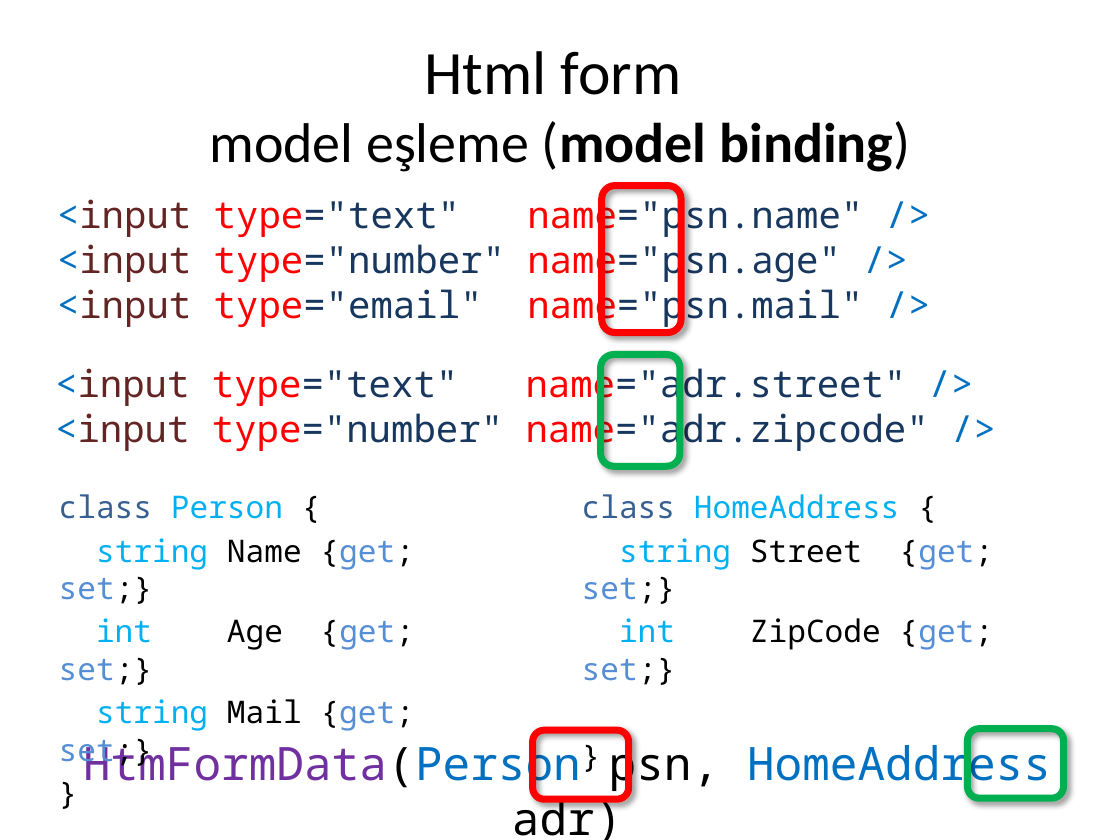
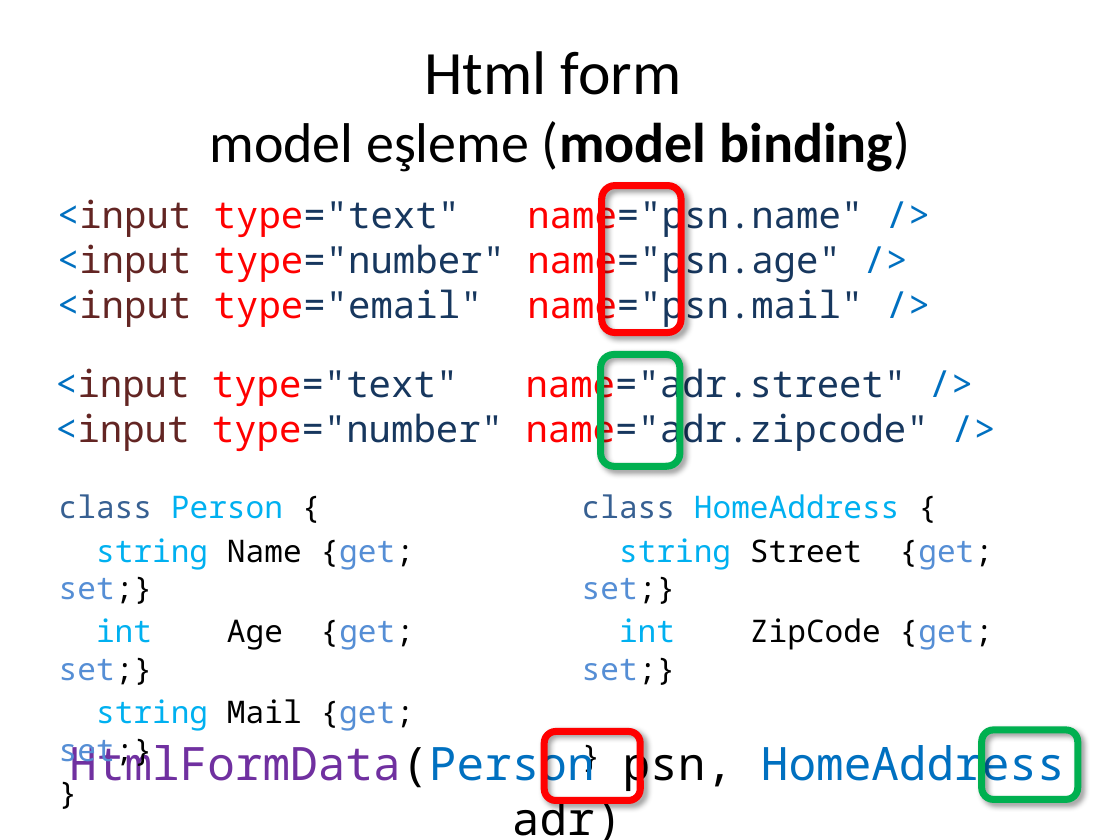
Before and after one commit to cemmerven/attrac, a slide deck: slide 9 of AttendanceTracker/Html form ve veri aktarımı.pptx. Drawn at 1120x840 pixels with LibreOffice and Linux fonts; fonts in the diff are those of the drawing. Boxes give left, top, right and bottom in pixels: in the first picture for what was removed or moved away, otherwise in the second. Text is boxed around its words. In the diff, an @@ line names an element or a change of style, - is before the commit and + after.

Commit message:
added HtmlHelper topics

```diff
--- a/AttendanceTracker/Html form ve veri aktarımı.pptx
+++ b/AttendanceTracker/Html form ve veri aktarımı.pptx
@@ text at box(69, 737, 1065, 840): text changed @@
-HtmFormData(Person psn, HomeAddress adr)
+HtmlFormData(Person psn, HomeAddress adr)
@@ rounded rectangle: place and size @@
-rounded rectangle at box(533, 730, 629, 800)
+rounded rectangle at box(544, 731, 641, 801)
@@ rounded rectangle: place and size @@
-rounded rectangle at box(968, 729, 1064, 799)
+rounded rectangle at box(982, 730, 1079, 800)
```
Also in this commit, not shown: 7 other slides changed, 2 slides added, 9 other files.
